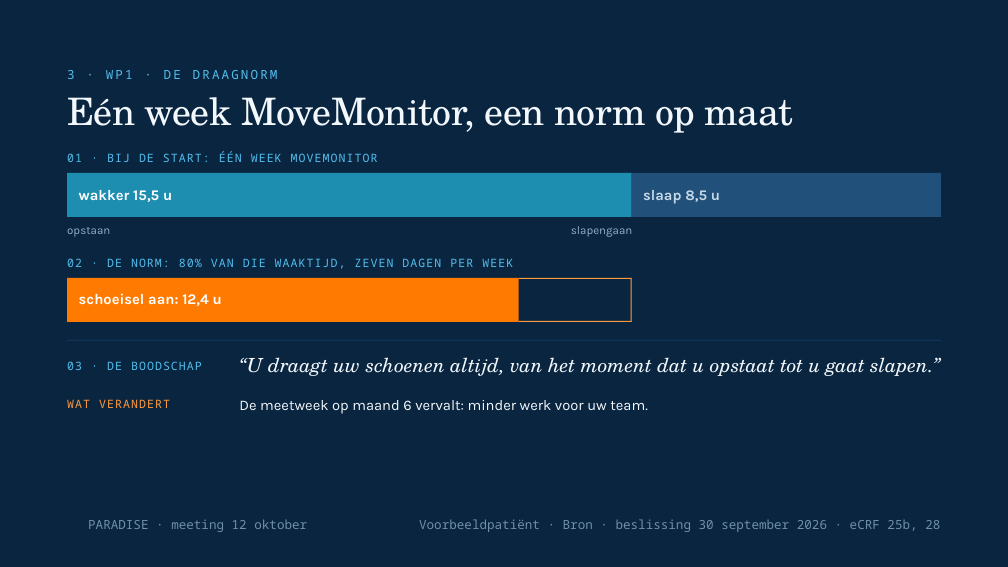
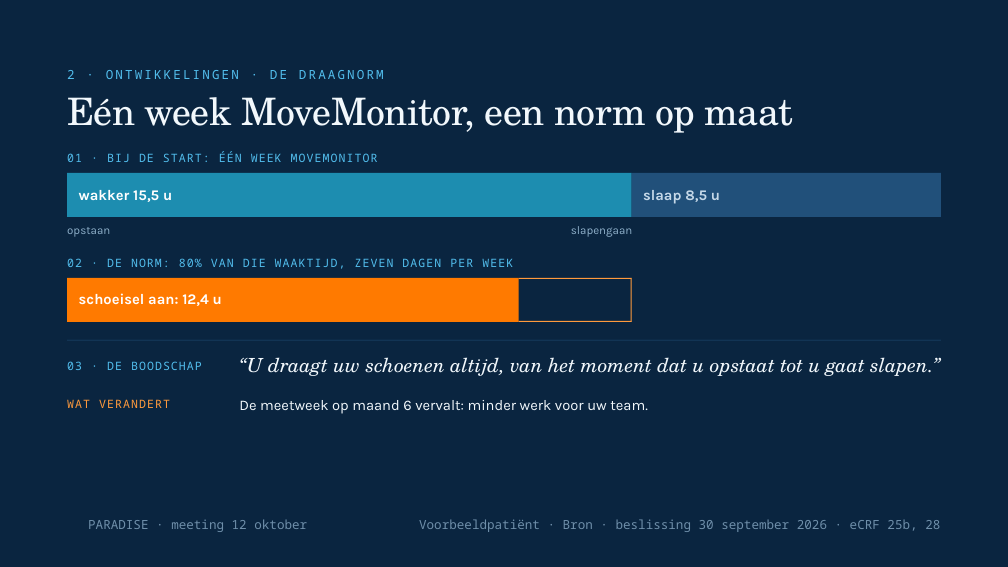
Before and after one commit to Dellfs/paradise-project, a slide deck: slide 9 of PARADISE_presentatie/webdecks/PARADISE_voetklinieken_12okt.pptx (slide 14 before the commit). Drawn at 1008x567 pixels with LibreOffice and Linux fonts; fonts in the diff are those of the drawing; background and template pictures are left out. Boxes give left, top, right and bottom in pixels: in the first picture for what was removed or moved away, otherwise in the second. Text is boxed around its words. In the diff, an @@ line names an element or a change of style, - is before the commit and + after.

```diff
--- a/PARADISE_presentatie/webdecks/PARADISE_voetklinieken_12okt.pptx
+++ b/PARADISE_presentatie/webdecks/PARADISE_voetklinieken_12okt.pptx
@@ text at bbox=[67, 70, 384, 79]: text changed @@
-3 · WP1 · DE DRAAGNORM
+2 · ONTWIKKELINGEN · DE DRAAGNORM
```
Also in this commit, not shown: 10 other slides changed.
